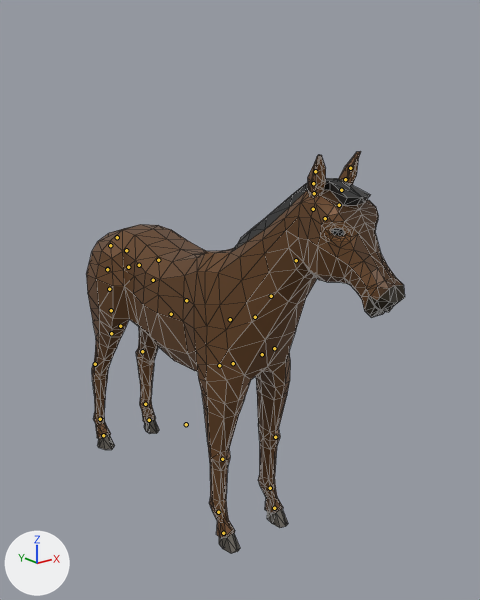
The glTF model assets/models/animals/Horse.glb, before and after one commit.
Before and after are seen from a 50 mm camera at (-4.64, -7.0, 5.35) aimed at (0.56, -0.5, 2.75). Lighting does not change. The marker at lower left points along +X, +Y and +Z. The first picture is the older version. The bones that change, and the others that lie on the model, are drawn over the model as lines. Mesh edges are drawn as thin lines.

In view in the first picture: 'Horse'.
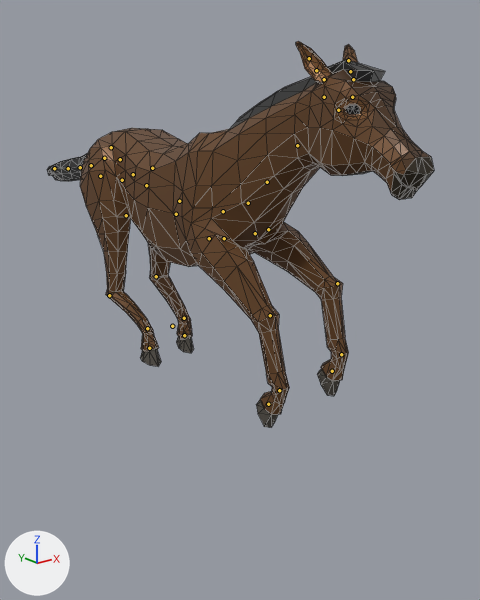
The newer file adds an action. The first version stands in its rest pose; the second is drawn at frame 18 of the action 'Gallop_Jump'.

What differs and where, as boxes [x1, y1, x2, y2] in the pictures (480 x 600 px):
'Horse', posed (21% wider): before [86, 151, 405, 553]; after [47, 41, 434, 428]
bone 'Body', root to tip: before (186, 424) to (186, 423); after (172, 326) to (172, 324)
bone 'Back', root to tip: before (126, 250) to (127, 250); after (120, 159) to (120, 160)
bone 'Neck1', root to tip: before (255, 317) to (255, 317); after (248, 203) to (248, 203)
bone 'Neck3', root to tip: before (296, 260) to (296, 260); after (297, 145) to (298, 145)
bone 'Head', root to tip: before (325, 218) to (325, 219); after (338, 110) to (339, 110)
bone 'Ear2.L', root to tip: before (341, 190) to (342, 189); after (353, 79) to (353, 79)
bone 'Ear2.R', root to tip: before (314, 193) to (314, 193); after (324, 79) to (323, 78)
bone 'FrontShoulder.L', root to tip: before (262, 354) to (262, 354); after (255, 233) to (255, 233)
bone 'FrontUpperLeg.L', root to tip: before (274, 348) to (274, 349); after (268, 229) to (269, 230)
bone 'FrontLowerLeg.L', root to tip: before (275, 437) to (275, 438); after (337, 283) to (337, 284)
bone 'FrontShoulder.R', root to tip: before (233, 363) to (232, 363); after (224, 238) to (223, 238)
bone 'FrontUpperLeg.R', root to tip: before (219, 365) to (219, 366); after (209, 238) to (210, 239)
bone 'FrontLowerLeg.R', root to tip: before (222, 459) to (222, 460); after (270, 315) to (270, 316)
bone 'BackShoulder.L', root to tip: before (139, 265) to (139, 265); after (133, 174) to (133, 174)
bone 'BackLeg.L', root to tip: before (158, 260) to (158, 260); after (152, 168) to (153, 168)
bone 'BackUpperLeg.L', root to tip: before (171, 314) to (170, 314); after (176, 214) to (176, 214)
bone 'BackLowerLeg.L', root to tip: before (142, 351) to (142, 352); after (156, 276) to (156, 277)
bone 'BackShoulder.R', root to tip: before (128, 267) to (128, 267); after (122, 180) to (121, 180)
bone 'BackLeg.R', root to tip: before (107, 269) to (107, 269); after (100, 176) to (100, 176)
bone 'BackUpperLeg.R', root to tip: before (120, 326) to (120, 326); after (126, 215) to (126, 216)
bone 'BackLowerLeg.R', root to tip: before (95, 364) to (95, 365); after (109, 295) to (110, 295)
bone 'Tail3', root to tip: before (110, 245) to (110, 245); after (104, 158) to (104, 158)
bone 'Tail4', root to tip: before (107, 269) to (107, 270); after (91, 165) to (90, 165)
bone 'Tail6', root to tip: before (111, 310) to (111, 310); after (68, 168) to (68, 168)
bone 'Tail7', root to tip: before (111, 333) to (111, 334); after (54, 168) to (54, 169)
bone 'IKBackLeg.L', root to tip: before (145, 404) to (145, 405); after (184, 318) to (184, 319)
bone 'IKFrontLeg.L', root to tip: before (270, 488) to (270, 489); after (341, 354) to (341, 355)
bone 'IKBackLeg.R', root to tip: before (100, 419) to (100, 420); after (147, 328) to (147, 330)
bone 'IKFrontLeg.R', root to tip: before (218, 512) to (219, 513); after (279, 390) to (279, 391)

The edits, one by one:
Bone 'Body' (bone_body) moves from (0.0, 0.0, 0.0) to (0.0, 0.0139, -0.0027).
Bone 'Body' (bone_body) turns from (0, 0, 0) to (0, -1, 0) degrees about its own x, y and z.
Bone 'Back' (bone_back) moves from (0.0, 0.0, 0.0) to (0.0, 0.0019, 0.0002).
Bone 'Neck1' (bone_neck1) turns from (0, 0, 0) to (-10, 0, 0) degrees about its own x, y and z.
Bone 'Neck3' (bone_neck3) turns from (0, 0, 0) to (-8, 0, 0) degrees about its own x, y and z.
Bone 'Head' (bone_head) turns from (0, 0, 0) to (27, 0, 0) degrees about its own x, y and z.
Bone 'Ear2.L' (bone_ear2_l) turns from (0, 0, 0) to (-2, 39, 43) degrees about its own x, y and z.
Bone 'Ear2.R' (bone_ear2_r) turns from (0, 0, 0) to (-1, -39, -43) degrees about its own x, y and z.
Bone 'FrontShoulder.L' (bone_frontshoulder_l) moves from (0.0, 0.0, 0.0) to (-0.0016, 0.0002, -0.0002).
Bone 'FrontUpperLeg.L' (bone_frontupperleg_l) turns from (0, 0, 0) to (-68, -1, -2) degrees about its own x, y and z.
Bone 'FrontLowerLeg.L' (bone_frontlowerleg_l) turns from (0, 0, 0) to (-55, 0, 0) degrees about its own x, y and z.
Bone 'FrontShoulder.R' (bone_frontshoulder_r) moves from (0.0, 0.0, 0.0) to (0.0016, 0.0002, -0.0002).
Bone 'FrontUpperLeg.R' (bone_frontupperleg_r) turns from (0, 0, 0) to (-56, -1, -2) degrees about its own x, y and z.
Bone 'FrontLowerLeg.R' (bone_frontlowerleg_r) turns from (0, 0, 0) to (-39, 0, 0) degrees about its own x, y and z.
Bone 'BackShoulder.L' (bone_backshoulder_l) turns from (0, 0, 0) to (-1, -23, 8) degrees about its own x, y and z.
Bone 'BackLeg.L' (bone_backleg_l) turns from (0, 0, 0) to (-1, -2, 4) degrees about its own x, y and z.
Bone 'BackUpperLeg.L' (bone_backupperleg_l) turns from (0, 0, 0) to (11, 2, 3) degrees about its own x, y and z.
Bone 'BackLowerLeg.L' (bone_backlowerleg_l) turns from (0, 0, 0) to (48, 0, -1) degrees about its own x, y and z.
Bone 'BackShoulder.R' (bone_backshoulder_r) moves from (0.0, 0.0, 0.0) to (-0.0007, -0.0001, 0.0).
Bone 'BackShoulder.R' (bone_backshoulder_r) turns from (0, 0, 0) to (-2, 36, -10) degrees about its own x, y and z.
Bone 'BackLeg.R' (bone_backleg_r) turns from (0, 0, 0) to (-1, 2, -4) degrees about its own x, y and z.
Bone 'BackUpperLeg.R' (bone_backupperleg_r) turns from (0, 0, 0) to (11, -2, -3) degrees about its own x, y and z.
Bone 'BackLowerLeg.R' (bone_backlowerleg_r) turns from (0, 0, 0) to (48, 0, 2) degrees about its own x, y and z.
Bone 'Tail3' (bone_tail3) turns from (0, 0, 0) to (52, -4, 2) degrees about its own x, y and z.
Bone 'Tail4' (bone_tail4) turns from (0, 0, 0) to (32, 0, 4) degrees about its own x, y and z.
Bone 'Tail6' (bone_tail6) turns from (0, 0, 0) to (-6, 0, 0) degrees about its own x, y and z.
Bone 'Tail7' (bone_tail7) turns from (0, 0, 0) to (-36, 0, 1) degrees about its own x, y and z.
Bone 'IKBackLeg.L' (bone_ikbackleg_l) moves from (0.0, 0.0, 0.0) to (0.0, -0.0126, -0.018).
Bone 'IKBackLeg.L' (bone_ikbackleg_l) turns from (0, 0, 0) to (21, 0, 0) degrees about its own x, y and z.
Bone 'IKFrontLeg.L' (bone_ikfrontleg_l) moves from (0.0, 0.0, 0.0) to (0.0, -0.0167, -0.0188).
Bone 'IKFrontLeg.L' (bone_ikfrontleg_l) turns from (0, 0, 0) to (49, 0, 0) degrees about its own x, y and z.
Bone 'IKBackLeg.R' (bone_ikbackleg_r) moves from (0.0, 0.0, 0.0) to (0.0, -0.0125, -0.0222).
Bone 'IKBackLeg.R' (bone_ikbackleg_r) turns from (0, 0, 0) to (16, 0, 0) degrees about its own x, y and z.
Bone 'IKFrontLeg.R' (bone_ikfrontleg_r) moves from (0.0, 0.0, 0.0) to (0.0, -0.015, -0.0174).
Bone 'IKFrontLeg.R' (bone_ikfrontleg_r) turns from (0, 0, 0) to (59, 0, 0) degrees about its own x, y and z.
